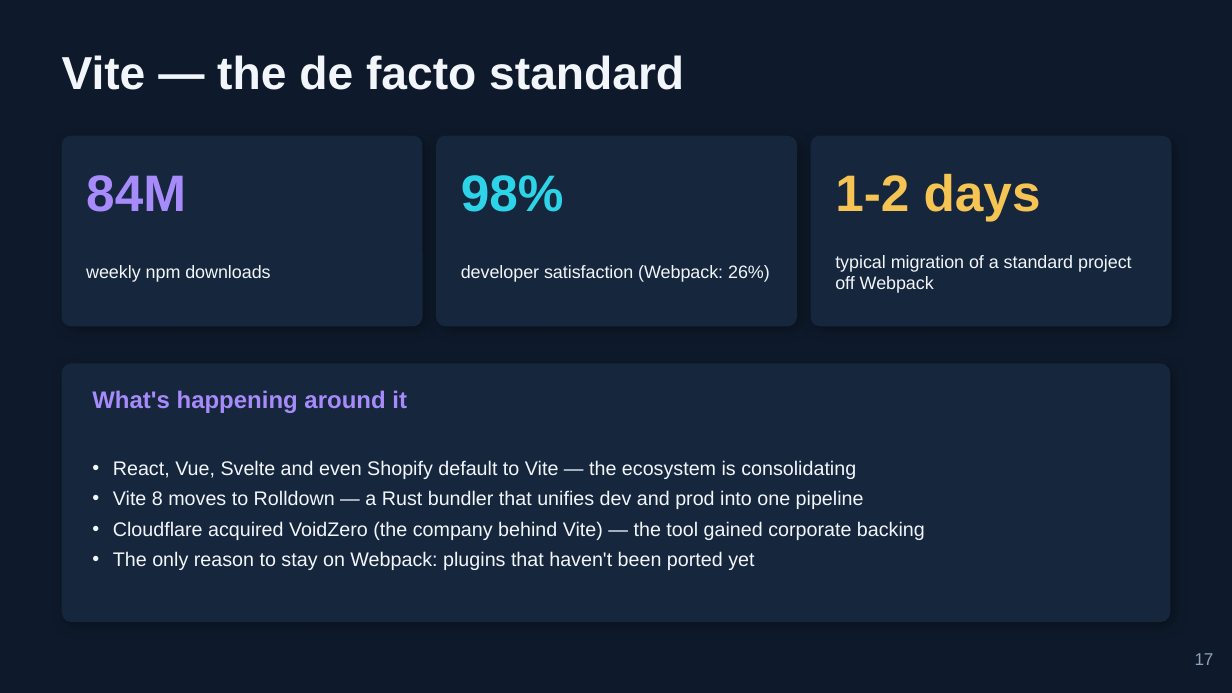
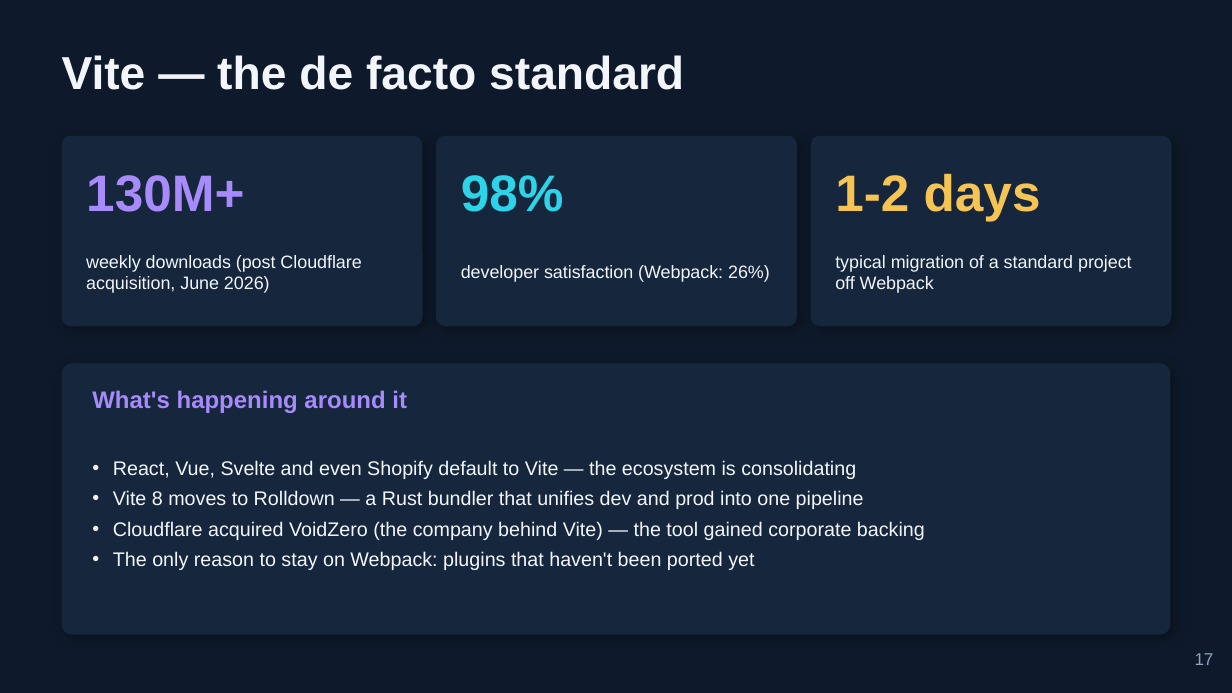
Before and after one commit to BrendonHit6/rd-performance-articles, a slide deck: slide 17 of presentations/modern Approaches in JS Development 2026.pptx. Drawn at 1232x693 pixels with LibreOffice and Linux fonts; fonts in the diff are those of the drawing. Boxes give left, top, right and bottom in pixels: in the first picture for what was removed or moved away, otherwise in the second. Text is boxed around its words. In the diff, an @@ line names an element or a change of style, - is before the commit and + after.

```diff
--- a/presentations/modern Approaches in JS Development 2026.pptx
+++ b/presentations/modern Approaches in JS Development 2026.pptx
@@ text at (x1=86, y1=175, x2=244, y2=212): text changed @@
-84M
+130M+
@@ text at (x1=86, y1=255, x2=361, y2=293): text changed @@
-weekly npm downloads
+weekly downloads (post Cloudflare acquisition, June 2026)
@@ rounded rectangle resized from (x1=62, y1=363, x2=1170, y2=622) to (x1=62, y1=363, x2=1170, y2=634) @@
```
Also in this commit, not shown: 8 other slides changed, 8 other files.
